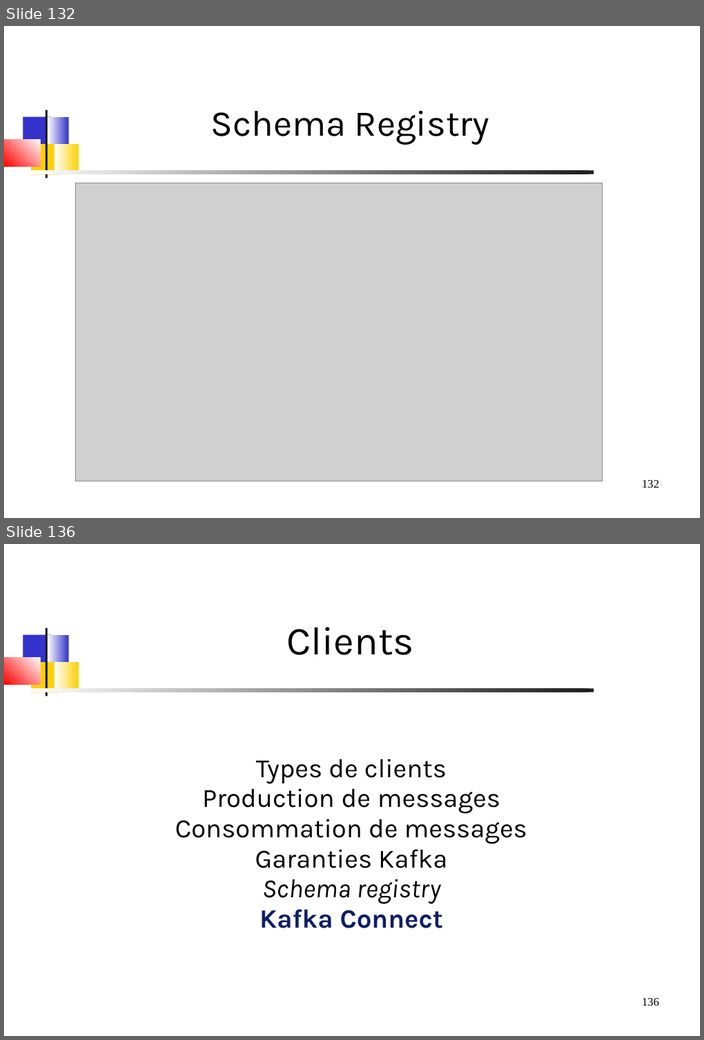
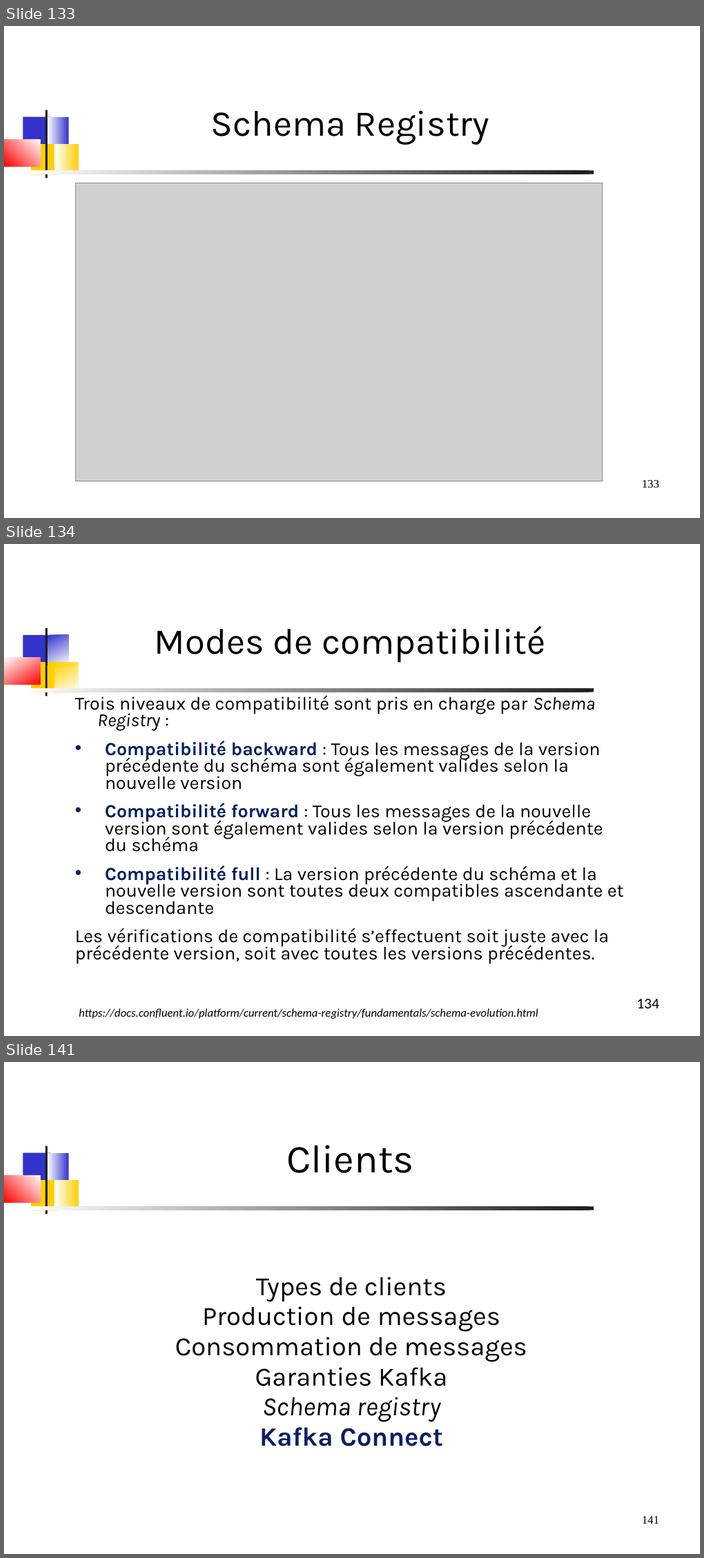
Before and after one commit to dthibau/kafka, a slide deck: KafkaAdmin.odp. Shown one above the other, each under a label of ours: slides 132 and 136 before the commit, slides 133, 134 and 141 after it; the slides between them are not shown. The pictures are 704x1040 and 704x1558 pixels, drawn with LibreOffice and Linux fonts; fonts in the diff are those of the drawing; grey boxes stand for pictures. Boxes give left, top, right and bottom in pixels: in the first picture for what was removed or moved away, otherwise in the second. Text is boxed around its words. In the diff, an @@ line names an element or a change of style, - is before the commit and + after.

Commit message:
Slides SchemaRegistry, Debut atelier oAuth

```diff
--- a/KafkaAdmin.odp
+++ b/KafkaAdmin.odp
@@ slide 134 added at <box>4,544,700,1036</box>, background #FFFFFF @@
@@ title added at <box>154,626,546,663</box>, 44 pt, text #000000 @@
+Modes de compatibilité
@@ group added at <box>4,628,594,696</box>: 7 freeform shapes @@
@@ text added at <box>75,695,624,964</box>, 22.4 pt, text #000000 @@
+Trois niveaux de compatibilité sont pris en charge par Schema Registry :
+• Compatibilité backward : Tous les messages de la version précédente du schéma sont également valides selon la nouvelle version
+• Compatibilité forward : Tous les messages de la nouvelle version sont également valides selon la version précédente du schéma
+• Compatibilité full : La version précédente du schéma et la nouvelle version sont toutes deux compatibles ascendante et descendante
+Les vérifications de compatibilité s’effectuent soit juste avec la précédente version, soit avec toutes les versions précédentes.
@@ page number added at <box>503,992,665,1026</box>, 18 pt, text #000000 @@
+134
@@ text added at <box>79,1008,537,1019</box>, 14 pt, text #000000, italic @@
+https://docs.confluent.io/platform/current/schema-registry/fundamentals/schema-evolution.html
@@ what was slide 132 is now slide 133 @@
@@ page number at <box>642,480,659,488</box>: text changed @@
-132
+133
@@ what was slide 136 is now slide 141 @@
@@ page number at <box>642,1516,659,1524</box>: text changed @@
-136
+141
```
Also in this commit, not shown: 6 slides changed, 4 other slides added, 7 other files.
